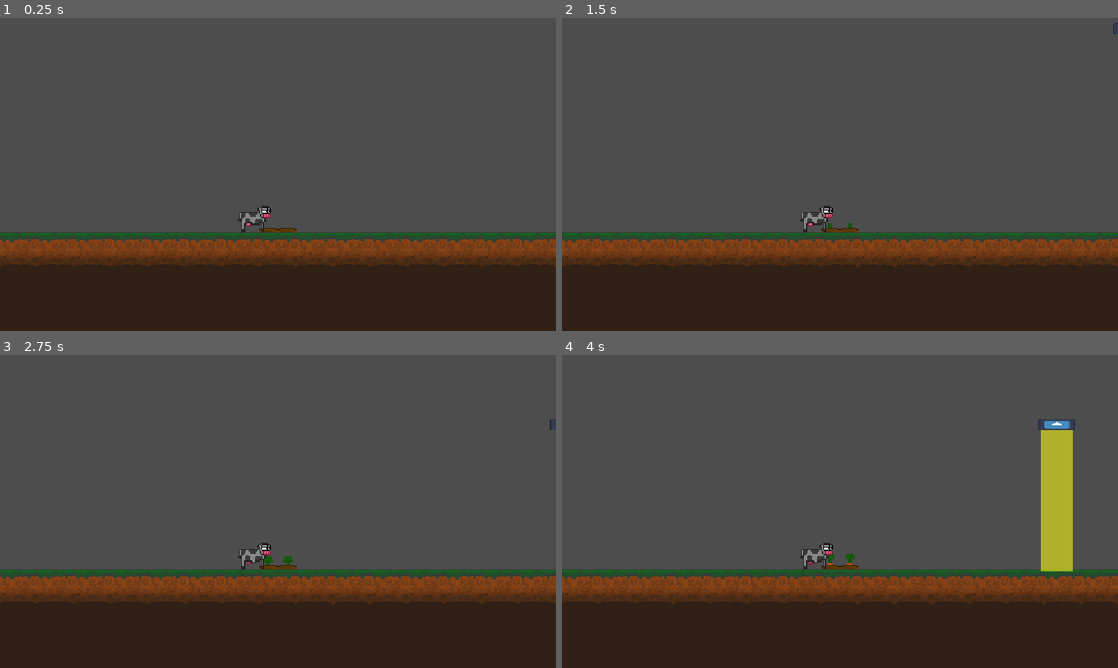
Above: before the commit, frames 1-4 (two rows, left to right).
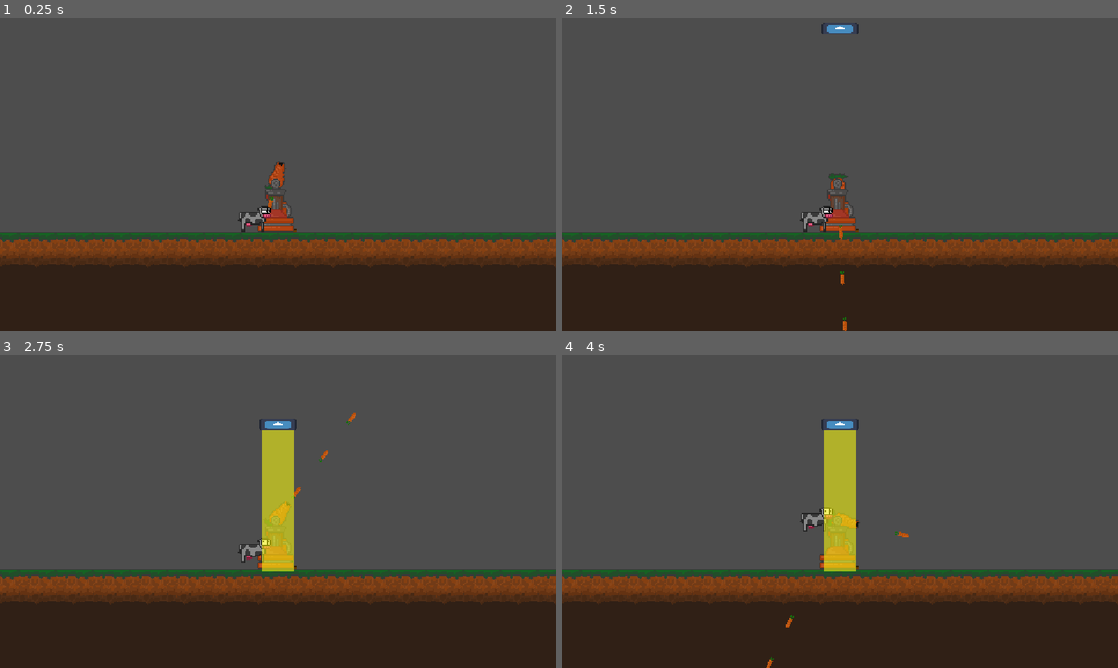
Above: after the commit, the same moments.

Repository: Luminescent-Cheese/district-jam-VII
Game: Godot game, scene res://game.tscn
The game is run twice, just before and just after one commit, with the same random seed, the same clock (stepped at 60 frames per second) and the same inputs. The engine's default icon, where the game draws it, is replaced by a stand-in: a white triangle on a blue panel in a dark square.
Inputs (mouse positions are in pixels of both pictures, inside the frame that each line leads up to):
- Up to frame 1 (0.25 s): no input
- Up to frame 2 (1.5 s): move the mouse to (840, 227) at 0.52 s; click (840, 227) at 0.6 s; move the mouse to (840, 218) at 1.27 s; click (840, 218) at 1.35 s
- Up to frame 3 (2.75 s): move the mouse to (333, 442) at 2.02 s; click (333, 442) at 2.1 s
- Up to frame 4 (4 s): move the mouse to (812, 574) at 2.77 s; click (812, 574) at 2.85 s; move the mouse to (1006, 558) at 3.52 s; click (1006, 558) at 3.6 s

The runs differ from the first frame. In frame 1, 0.5% of the frame differs, in the area x 46-53%, y 46-69%; in frame 2, 0.7%; in frame 3, 3.0%; in frame 4, 5.9%, in the area x 36-93%, y 20-100%.

Commit message:
bullets detected by UFOs
Works whether UFO is moving or beaming.
Temporarily added pre-placed cannon to facilitate testing

Diff:
--- a/Buildings/buildingBase.gd
+++ b/Buildings/buildingBase.gd
@@ -5,7 +5,7 @@
 const TILE_SIZE: Vector2 = Vector2(128,128)
 
 @export var bulletSpawn:Marker2D
-@onready var xPos = 99999
+@export var xPos = 99999
 @export var cost: float
 enum bullet{Carrot}
 @export var bulletType:bullet
@@ -46,6 +46,7 @@
 	newBullet.position = bulletSpawn.global_position
 	#replace below with proper position later
 	newBullet.direction = (bulletSpawn.global_position).direction_to(get_global_mouse_position())
+	newBullet.name = "bullet"
 	add_sibling(newBullet)
 
 
--- a/bullet.tscn
+++ b/bullet.tscn
@@ -29,7 +29,7 @@
 height = 54.0
 
 [node name="Bullet" type="CharacterBody2D" unique_id=1804718481]
-collision_layer = 0
+collision_layer = 4
 collision_mask = 0
 script = ExtResource("1_v8qja")
 
--- a/game.gd
+++ b/game.gd
@@ -25,7 +25,7 @@
 
 	# random x position in viewport, at top (it will descend and search)
 	var new_ufo = UFO_SCENE.instantiate()
-	new_ufo.position = Vector2(random_x, bounds.min_y)
+	new_ufo.position = Vector2(0, bounds.min_y)
 
 	add_child(new_ufo)
 
--- a/game.tscn
+++ b/game.tscn
@@ -4,6 +4,7 @@
 [ext_resource type="Texture2D" uid="uid://dx2sb7kyq8jeb" path="res://GeneralArt/grass.png" id="2_e2o6t"]
 [ext_resource type="Script" uid="uid://c1lvci8w6fntc" path="res://player_camera.gd" id="2_feb5d"]
 [ext_resource type="PackedScene" uid="uid://dpsvuom0sy8kk" path="res://farm.tscn" id="3_fc0e3"]
+[ext_resource type="PackedScene" uid="uid://cvsegvgq73n84" path="res://carrot_cannon.tscn" id="4_fc0e3"]
 
 [sub_resource type="TileSetAtlasSource" id="TileSetAtlasSource_feb5d"]
 texture = ExtResource("2_e2o6t")
@@ -34,3 +35,7 @@
 texture_filter = 1
 tile_map_data = PackedByteArray("AAAAAAAAAAAAAAAAAAABAAAAAAAAAAAAAAACAAAAAAAAAAAAAAADAAAAAAAAAAAAAAAEAAAAAAAAAAAAAAAFAA …(14768 unchanged characters)…
 tile_set = SubResource("TileSet_fc0e3")
+
+[node name="Carrot Cannon" parent="." unique_id=2100169005 instance=ExtResource("4_fc0e3")]
+position = Vector2(-8, 1)
+xPos = 0
--- a/project.godot
+++ b/project.godot
@@ -30,6 +30,7 @@
 [layer_names]
 
 2d_physics/layer_2="Cows"
+2d_physics/layer_3="Player Bullets"
 
 [physics]
 
--- a/ufo.gd
+++ b/ufo.gd
@@ -1,5 +1,6 @@
 extends CharacterBody2D
 
+@onready var hurtbox: Area2D = $HurtBox
 @onready var beam_area: Area2D = $Beam2D
 @onready var player_camera = get_node("/root/Game/PlayerCamera")
 
@@ -15,6 +16,7 @@
 var moveed_same_direction_count = 0
 var direction: Vector2 = Vector2.ZERO
 const SPEED = 250.0
+
 
 func _ready() -> void:
 	current_action = UfoAction.LOWER
@@ -79,3 +81,8 @@
 	direction = Vector2(0, 1)
 	velocity = direction * 200
 	move_and_slide()
+
+
+func _on_hurt_box_body_entered(bullet: Node2D) -> void:
+	print("%s has been shot by %s!" % [self.name, bullet.name])
+	bullet.queue_free()
--- a/ufo.tscn
+++ b/ufo.tscn
@@ -14,14 +14,15 @@
 "speed": 5.0
 }]
 
-[sub_resource type="CapsuleShape2D" id="CapsuleShape2D_c0rv2"]
-radius = 23.0
-height = 142.0
+[sub_resource type="RectangleShape2D" id="RectangleShape2D_lwnds"]
+size = Vector2(129, 50)
 
 [sub_resource type="RectangleShape2D" id="RectangleShape2D_c0rv2"]
 size = Vector2(111, 1598.5128)
 
 [node name="UFO" type="CharacterBody2D" unique_id=730736805]
+collision_layer = 0
+collision_mask = 4
 script = ExtResource("1_lwnds")
 
 [node name="ShipAnimatedSprite2D" type="AnimatedSprite2D" parent="." unique_id=1775578603]
@@ -29,10 +30,14 @@
 sprite_frames = SubResource("SpriteFrames_ug312")
 animation = &"hover"
 
-[node name="ShipCollisionShape2D" type="CollisionShape2D" parent="." unique_id=514977809]
-rotation = 1.5707964
-shape = SubResource("CapsuleShape2D_c0rv2")
-debug_color = Color(1, 0, 0.12156863, 0.41960785)
+[node name="HurtBox" type="Area2D" parent="." unique_id=899525293]
+collision_layer = 0
+collision_mask = 4
+
+[node name="BulletCollisionShape2D" type="CollisionShape2D" parent="HurtBox" unique_id=1522590482]
+position = Vector2(-0.5, -1)
+shape = SubResource("RectangleShape2D_lwnds")
+debug_color = Color(0.9098039, 0.19215687, 0.05490196, 0.41960785)
 
 [node name="Beam2D" type="Area2D" parent="." unique_id=1697338394]
 collision_layer = 0
@@ -50,3 +55,6 @@
 offset_right = 55.0
 offset_bottom = 504.0
 color = Color(1, 1, 0.05882353, 0.56078434)
+
+[connection signal="tree_entered" from="." to="." method="_on_tree_entered"]
+[connection signal="body_entered" from="HurtBox" to="." method="_on_hurt_box_body_entered"]
